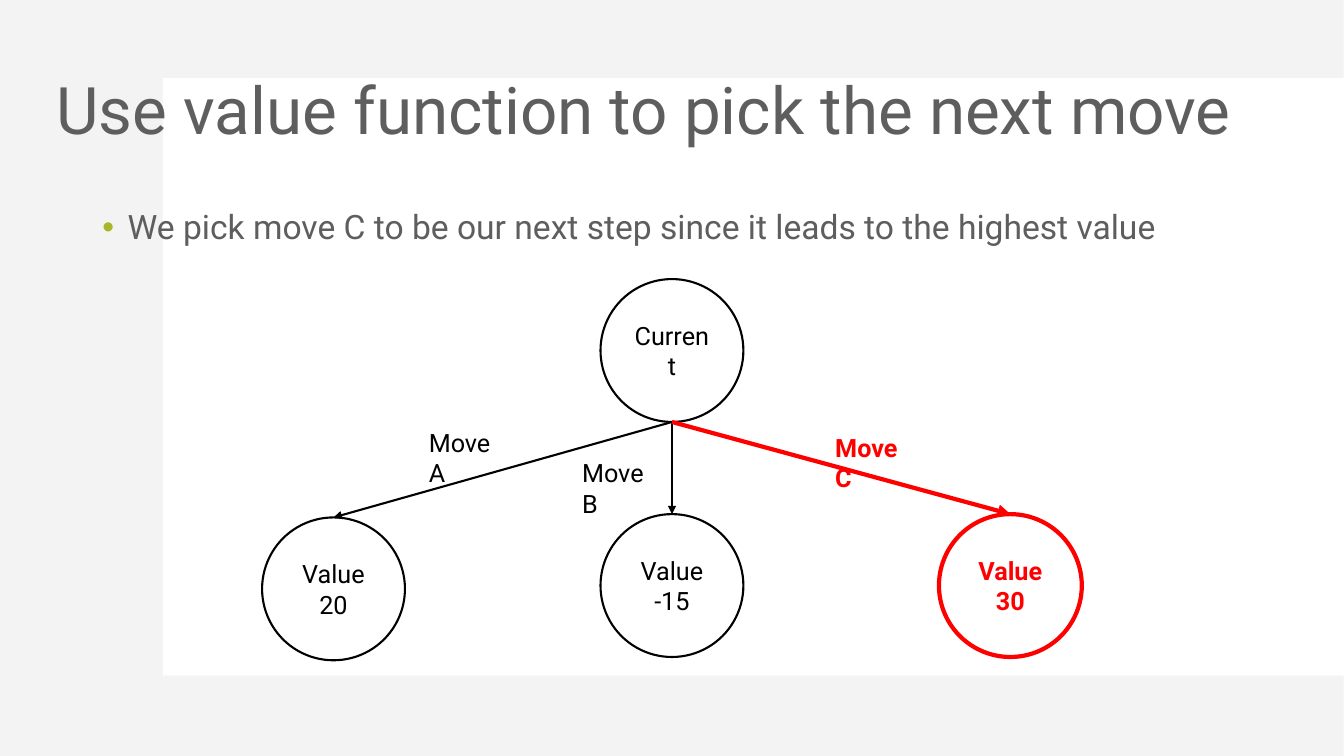
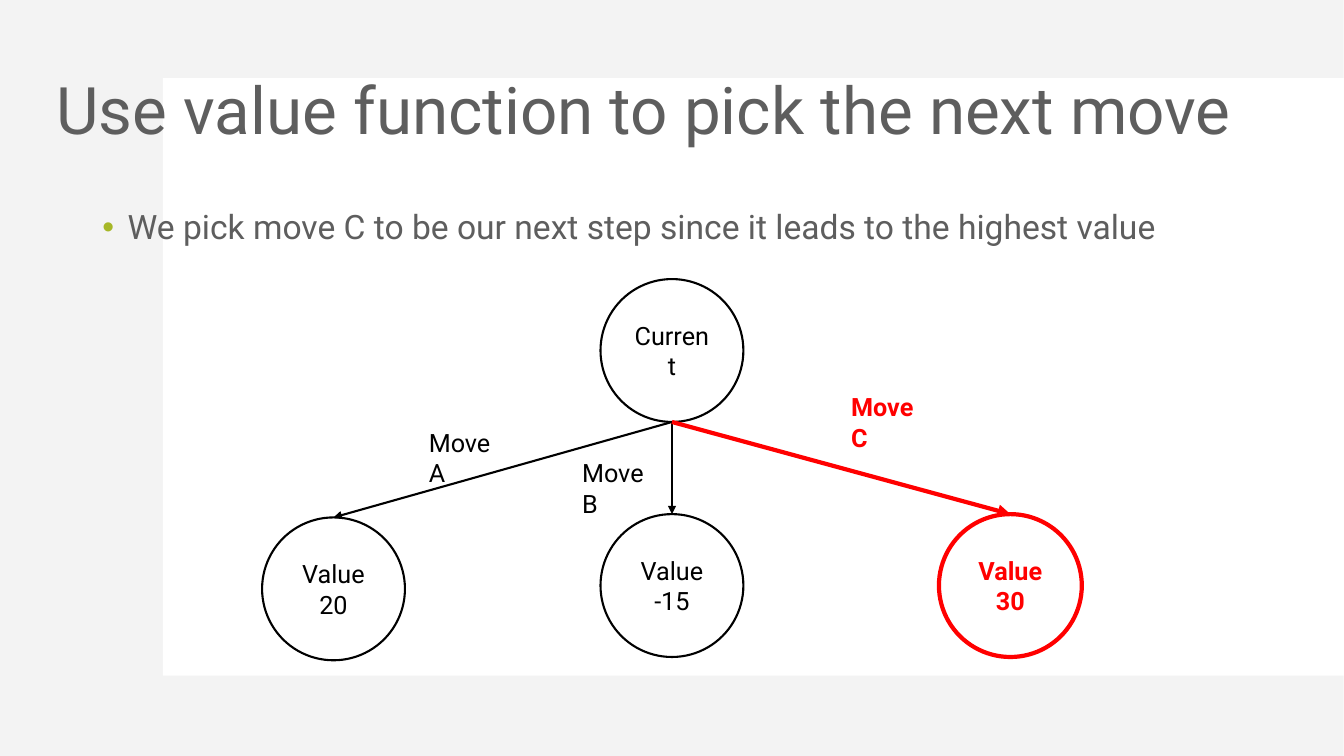
Before and after one commit to KohakuBlueleaf/MiniChess, a slide deck: slide 21 of document/Mini Project 3 introduction.pptx. Drawn at 1344x756 pixels with LibreOffice and Linux fonts; fonts in the diff are those of the drawing. Boxes give left, top, right and bottom in pixels: in the first picture for what was removed or moved away, otherwise in the second. Text is boxed around its words. In the diff, an @@ line names an element or a change of style, - is before the commit and + after.

```diff
--- a/document/Mini Project 3 introduction.pptx
+++ b/document/Mini Project 3 introduction.pptx
@@ text "Move C": place and size @@
-text "Move C" at (835, 439, 897, 488)
+text "Move C" at (851, 398, 913, 448)
```
Also in this commit, not shown: 3 other slides changed, 1 slide added, 1 other file.
